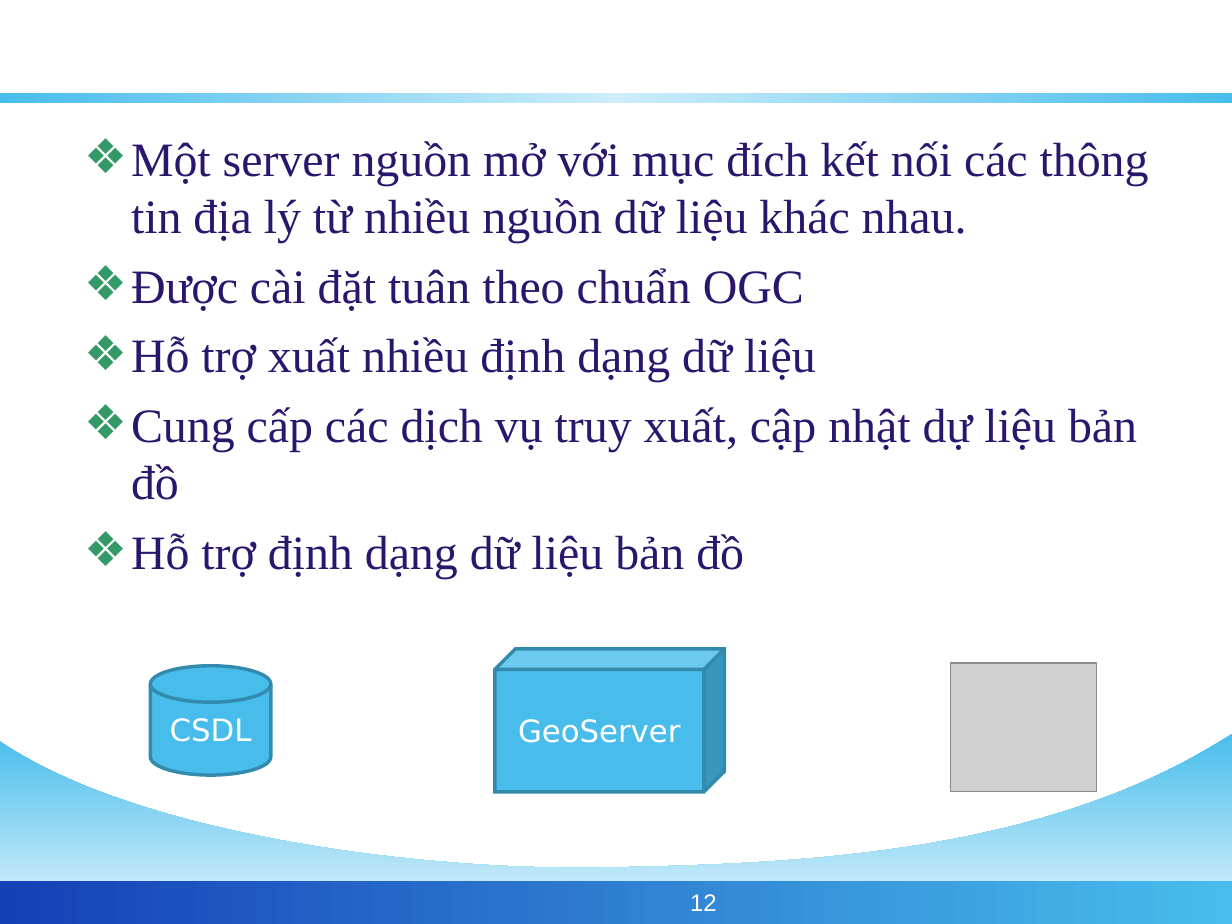
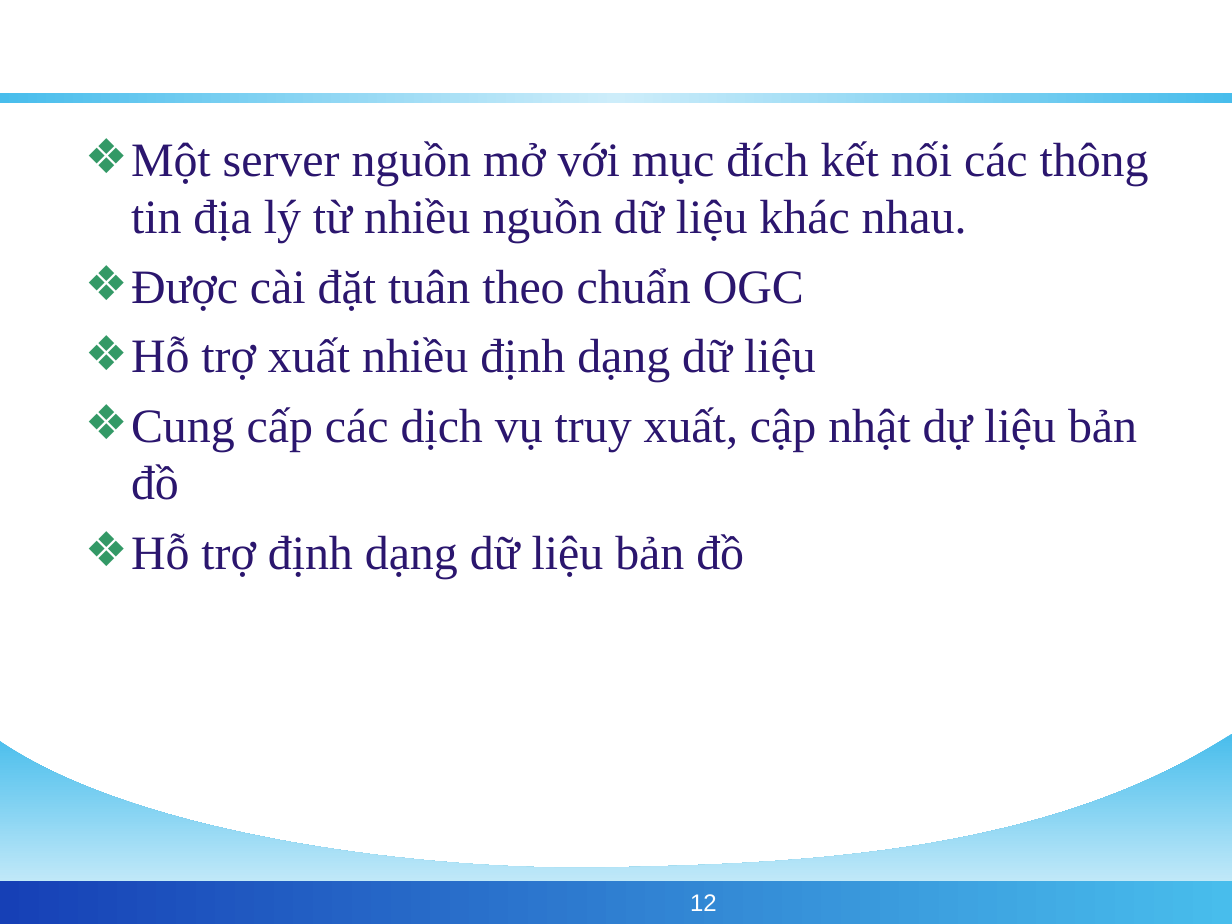
Before and after one commit to phamngsinh/cantho-webgis, a slide deck: slide 12 of Document/Bao Cao/BaoCaoLuanVan.ppt. Drawn at 1232x924 pixels with LibreOffice and Linux fonts; fonts in the diff are those of the drawing; grey boxes stand for pictures; background and template pictures are left out. Boxes give left, top, right and bottom in pixels: in the first picture for what was removed or moved away, otherwise in the second. Text is boxed around its words. In the diff, an @@ line names an element or a change of style, - is before the commit and + after.

```diff
--- a/Document/Bao Cao/BaoCaoLuanVan.ppt
+++ b/Document/Bao Cao/BaoCaoLuanVan.ppt
@@ cube removed at (x1=495, y1=649, x2=724, y2=792) @@
-GeoServer
@@ cylinder removed at (x1=150, y1=665, x2=271, y2=775) @@
-CSDL
@@ picture removed at (x1=951, y1=663, x2=1096, y2=792) @@
```
Also in this commit, not shown: 11 other slides changed, 3 slides added, 5 slides removed, 1 other file.
